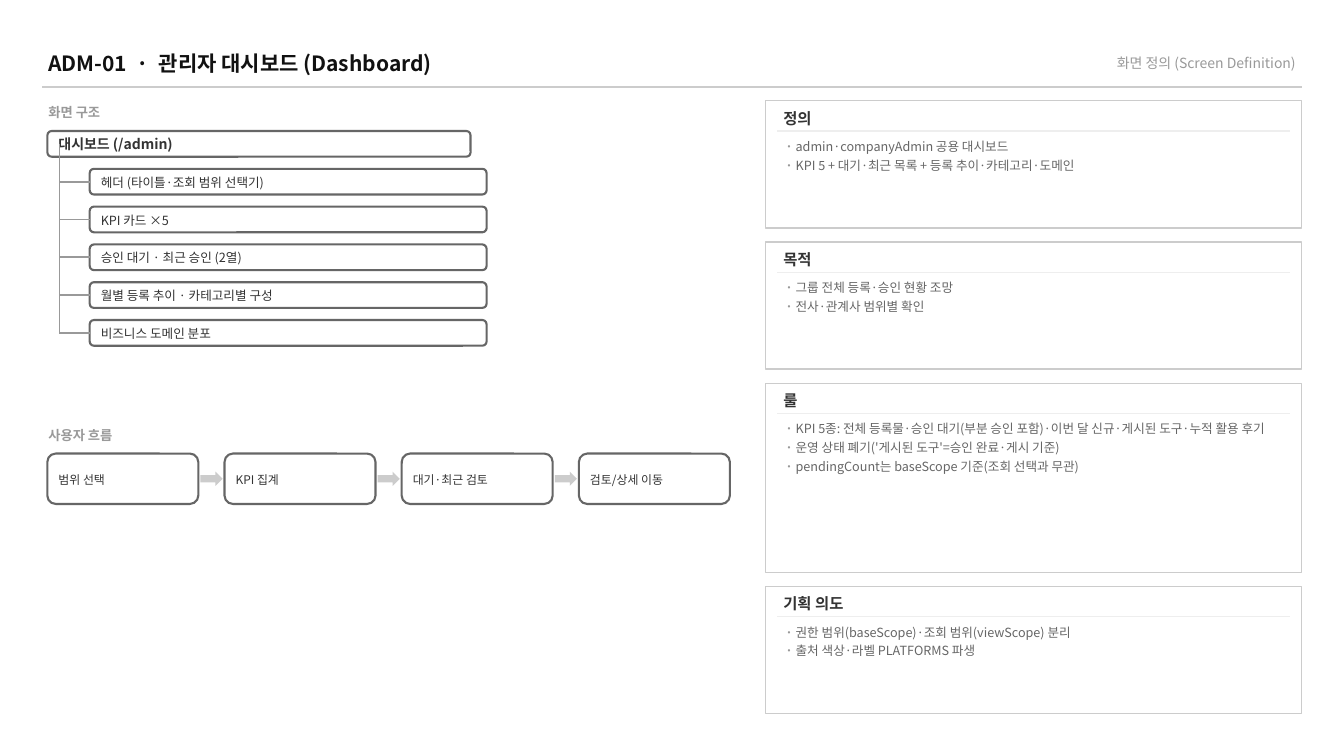
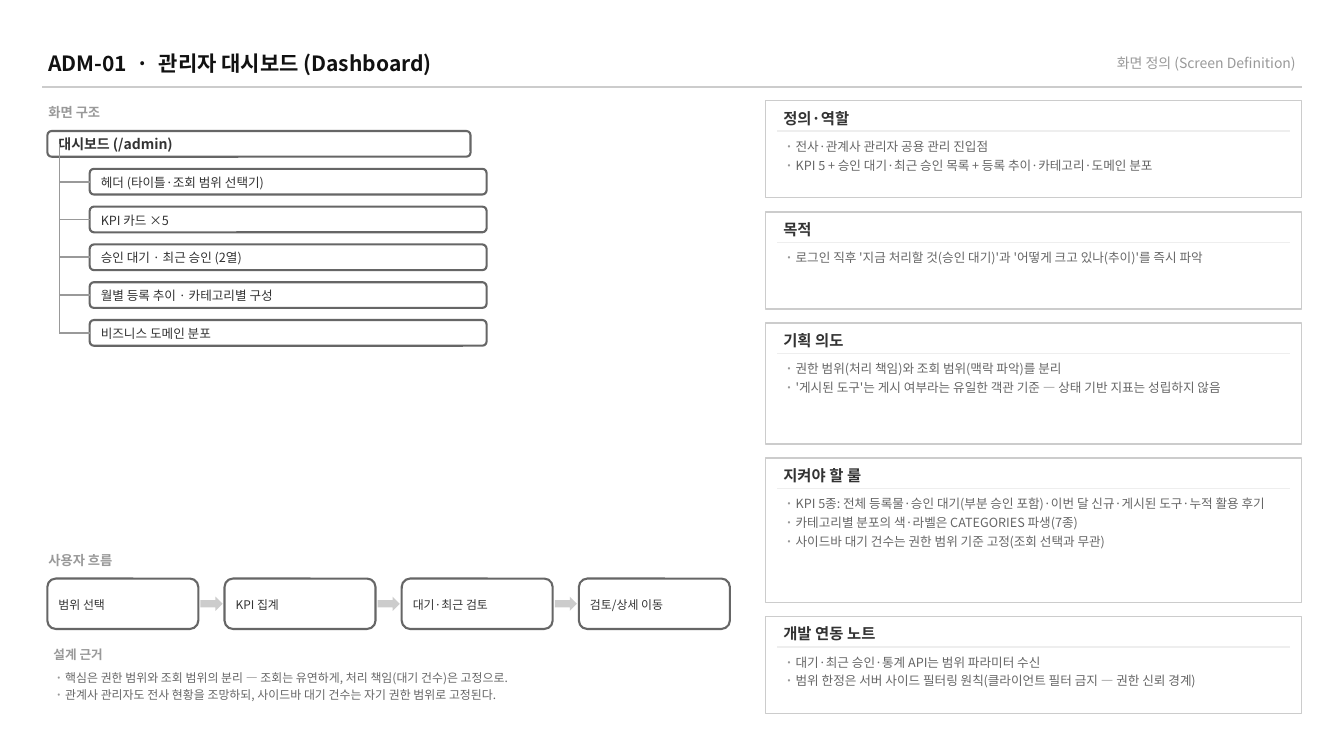
Before and after one commit to BaeNerd/Workspace, a slide deck: slide 1 of axplatform/docs/screen-specs/admin-screens.pptx. Drawn at 1344x756 pixels with LibreOffice and Linux fonts; fonts in the diff are those of the drawing. Boxes give left, top, right and bottom in pixels: in the first picture for what was removed or moved away, otherwise in the second. Text is boxed around its words. In the diff, an @@ line names an element or a change of style, - is before the commit and + after.

```diff
--- a/axplatform/docs/screen-specs/admin-screens.pptx
+++ b/axplatform/docs/screen-specs/admin-screens.pptx
@@ rectangle: place and size @@
-rectangle at <box>765,101,1302,228</box>
+rectangle at <box>765,101,1302,198</box>
@@ text at <box>783,111,849,126</box>: text changed @@
-정의
+정의·역할
@@ text at <box>796,140,1152,171</box>: text changed @@
-· admin·companyAdmin 공용 대시보드
-· KPI 5 + 대기·최근 목록 + 등록 추이·카테고리·도메인
+· 전사·관계사 관리자 공용 관리 진입점
+· KPI 5 + 승인 대기·최근 승인 목록 + 등록 추이·카테고리·도메인 분포
@@ rectangle: place and size @@
-rectangle at <box>765,242,1302,369</box>
+rectangle at <box>765,212,1302,309</box>
@@ text "목적": place and size @@
-text "목적" at <box>783,252,811,267</box>
+text "목적" at <box>783,222,811,237</box>
@@ line moved from (777, 272) - (1290, 272) to (777, 242) - (1290, 242) @@
@@ text at <box>796,251,1203,264</box>: text changed; size 11 to 9 pt; text colour #333333 to #666666; bold off @@
-룰
+· 로그인 직후 '지금 처리할 것(승인 대기)'과 '어떻게 크고 있나(추이)'를 즉시 파악
@@ text removed at <box>796,281,953,312</box> @@
-· 그룹 전체 등록·승인 현황 조망
-· 전사·관계사 범위별 확인
@@ rectangle added at <box>765,324,1302,445</box>, fill #FFFFFF, outline #CCCCCC 1 pt @@
@@ text "기획 의도": place and size @@
-text "기획 의도" at <box>783,596,843,611</box>
+text "기획 의도" at <box>783,333,843,348</box>
@@ line moved from (777, 413) - (1290, 413) to (777, 354) - (1290, 354) @@
@@ text added at <box>796,362,1220,393</box>, 9 pt, text #666666 @@
+· 권한 범위(처리 책임)와 조회 범위(맥락 파악)를 분리
+· '게시된 도구'는 게시 여부라는 유일한 객관 기준 — 상태 기반 지표는 성립하지 않음
@@ rectangle: place and size @@
-rectangle at <box>765,383,1302,573</box>
+rectangle at <box>765,458,1302,602</box>
@@ text added at <box>783,465,861,485</box>, 11 pt, text #333333, bold @@
+지켜야 할 룰
@@ line added from (777, 488) to (1290, 488), #EEEEEE 1 pt @@
@@ text "· KPI 5종: 전체 등록물·승인 ...": place and size @@
-text "· KPI 5종: 전체 등록물·승인 ..." at <box>796,422,1265,474</box>
+text "· KPI 5종: 전체 등록물·승인 ..." at <box>796,497,1265,549</box>
@@ text at <box>796,516,1105,549</box>: text changed @@
-· 운영 상태 폐기('게시된 도구'=승인 완료·게시 기준)
-· pendingCount는 baseScope 기준(조회 선택과 무관)
+· 카테고리별 분포의 색·라벨은 CATEGORIES 파생(7종)
+· 사이드바 대기 건수는 권한 범위 기준 고정(조회 선택과 무관)
@@ 5 texts, 4 rounded rectangles, 3 right arrows: place and size @@
-5 texts, 4 rounded rectangles, 3 right arrows at <box>47,429,730,504</box>
+5 texts, 4 rounded rectangles, 3 right arrows at <box>47,554,730,629</box>
@@ rectangle: place and size @@
-rectangle at <box>765,587,1302,714</box>
+rectangle at <box>765,617,1302,714</box>
@@ text added at <box>783,626,875,641</box>, 11 pt, text #333333, bold @@
+개발 연동 노트
@@ text removed at <box>796,626,1071,656</box> @@
-· 권한 범위(baseScope)·조회 범위(viewScope) 분리
-· 출처 색상·라벨 PLATFORMS 파생
@@ text added at <box>53,648,103,660</box>, 9 pt, text #999999, bold @@
+설계 근거
@@ line moved from (777, 617) - (1290, 617) to (777, 647) - (1290, 647) @@
@@ text added at <box>796,656,1195,687</box>, 9 pt, text #666666 @@
+· 대기·최근 승인·통계 API는 범위 파라미터 수신
+· 범위 한정은 서버 사이드 필터링 원칙(클라이언트 필터 금지 — 권한 신뢰 경계)
@@ text added at <box>65,672,508,701</box>, 8.5 pt, text #666666 @@
+· 핵심은 권한 범위와 조회 범위의 분리 — 조회는 유연하게, 처리 책임(대기 건수)은 고정으로.
+· 관계사 관리자도 전사 현황을 조망하되, 사이드바 대기 건수는 자기 권한 범위로 고정된다.
```
Also in this commit, not shown: 21 other slides changed, 6 other files.
